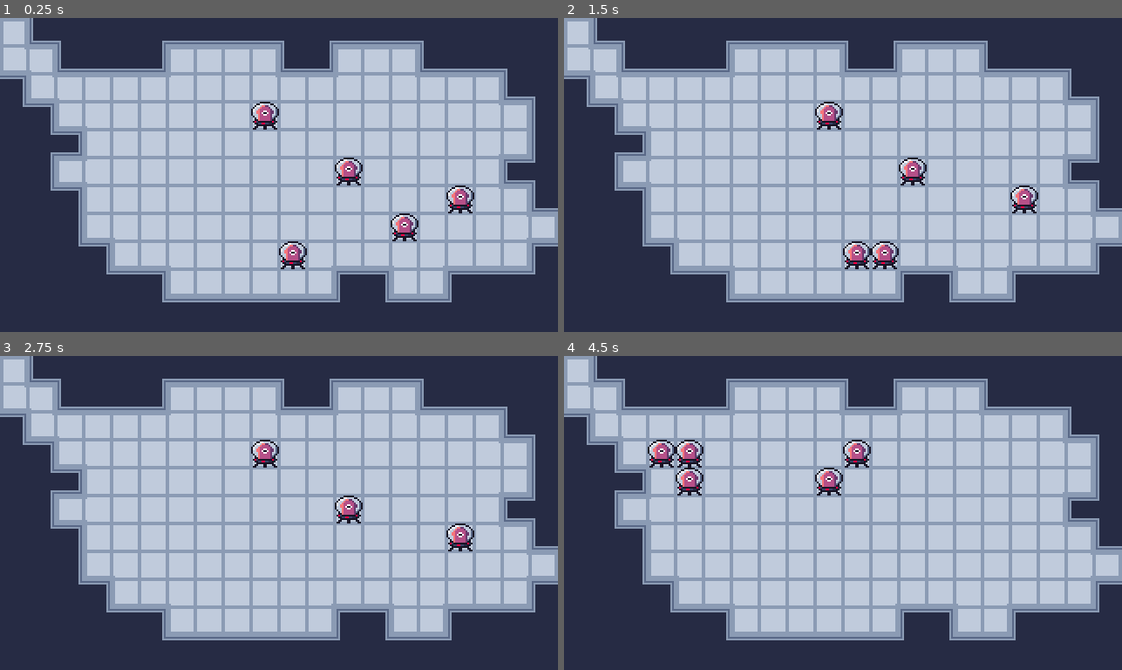
Above: before the commit, frames 1-4 (two rows, left to right).
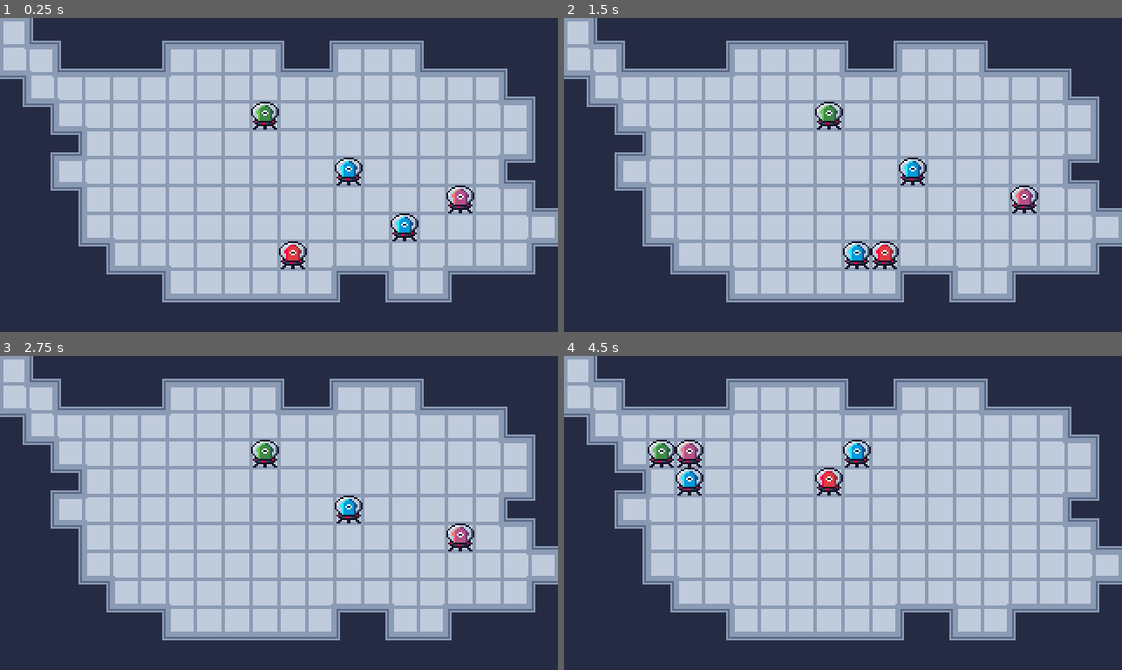
Above: after the commit, the same moments.

Repository: Chanadu/JumpShip
Game: Godot game, scene res://Scenes/Main.tscn
Two runs of this game, one before a commit and one after it. Both use one fixed random seed, a clock stepped at 60 frames per second and the inputs below.
Inputs (mouse positions are in pixels of both pictures, inside the frame that each line leads up to):
- Up to frame 1 (0.25 s): no input
- Up to frame 2 (1.5 s): tap Enter at 0.5 s; move the mouse to (965, 228) at 0.52 s; press the mouse at (965, 228) at 0.53 s; tap Space at 1.25 s; move the mouse to (854, 256) at 1.27 s; release the mouse at (854, 256) at 1.28 s; click (854, 256) at 1.35 s
- Up to frame 3 (2.75 s): tap Enter at 2 s; move the mouse to (457, 538) at 2.02 s; press the mouse at (457, 538) at 2.03 s
- Up to frame 4 (4.5 s): tap Space at 2.75, 4.25 s; move the mouse to (831, 453) at 2.77 s; release the mouse at (831, 453) at 2.78 s; click (831, 453) at 2.85 s; tap Enter at 3.5 s; move the mouse to (909, 509) at 3.52 s; press the mouse at (909, 509) at 3.53 s; move the mouse to (675, 465) at 4.27 s; release the mouse at (675, 465) at 4.28 s; click (675, 465) at 4.35 s

The runs differ from the first frame. In frame 1, 0.4% of the frame differs, in the area x 45-75%, y 27-78%; in frame 2, 0.4%; in frame 3, 0.2%; in frame 4, 0.4%.

Commit message:
Added Alien Colors
Added Alien Colors
Handled unhandled case in alien placement
Decreased Mouse Rb size

Diff:
--- a/Scenes/Alien.tscn
+++ b/Scenes/Alien.tscn
@@ -43,22 +43,22 @@
 "frames": [ SubResource( 5 ), SubResource( 6 ) ],
 "loop": true,
 "name": "blue",
-"speed": 5.0
+"speed": 0.0
 }, {
 "frames": [ SubResource( 2 ), SubResource( 3 ) ],
 "loop": true,
 "name": "green",
-"speed": 5.0
+"speed": 0.0
 }, {
 "frames": [ SubResource( 7 ), SubResource( 8 ) ],
 "loop": true,
 "name": "purple",
-"speed": 5.0
+"speed": 0.0
 }, {
 "frames": [ SubResource( 9 ), SubResource( 10 ) ],
 "loop": true,
 "name": "red",
-"speed": 5.0
+"speed": 0.0
 } ]
 
 [node name="Alien" type="Area2D" groups=["Alien"]]
--- a/Scenes/Main.tscn
+++ b/Scenes/Main.tscn
@@ -24,12 +24,15 @@
 
 [node name="Alien4" parent="." instance=ExtResource( 1 )]
 position = Vector2( 168, 136 )
+alienType = 1
 
 [node name="Alien3" parent="." instance=ExtResource( 1 )]
 position = Vector2( 264, 104 )
+alienType = 2
 
 [node name="Alien2" parent="." instance=ExtResource( 1 )]
 position = Vector2( 152, 56 )
+alienType = 3
 
 [node name="Alien" parent="." instance=ExtResource( 1 )]
 position = Vector2( 200, 88 )
@@ -37,8 +40,8 @@
 [node name="Mouse" parent="." instance=ExtResource( 4 )]
 position = Vector2( 168, 88 )
 
+[connection signal="moved" from="Mouse" to="Alien5" method="_on_Mouse_moved"]
+[connection signal="moved" from="Mouse" to="Alien4" method="_on_Mouse_moved"]
+[connection signal="moved" from="Mouse" to="Alien3" method="_on_Mouse_moved"]
 [connection signal="moved" from="Mouse" to="Alien2" method="_on_Mouse_moved"]
 [connection signal="moved" from="Mouse" to="Alien" method="_on_Mouse_moved"]
-[connection signal="moved" from="Mouse" to="Alien3" method="_on_Mouse_moved"]
-[connection signal="moved" from="Mouse" to="Alien4" method="_on_Mouse_moved"]
-[connection signal="moved" from="Mouse" to="Alien5" method="_on_Mouse_moved"]
--- a/Scenes/Mouse.tscn
+++ b/Scenes/Mouse.tscn
@@ -11,5 +11,5 @@
 }
 
 [node name="CollisionShape2D" type="CollisionShape2D" parent="."]
-scale = Vector2( 0.75, 0.75 )
+scale = Vector2( 0.5, 0.5 )
 shape = SubResource( 1 )
--- a/Scripts/Alien.gd
+++ b/Scripts/Alien.gd
@@ -1,16 +1,33 @@
 extends Area2D
 
+enum AlienTypes {
+	Blue,
+	Red,
+	Purple,
+	Green
+};
+
+var alienTypesToString := {
+	AlienTypes.Blue: "blue",
+	AlienTypes.Red: "red",
+	AlienTypes.Purple: "purple",
+	AlienTypes.Green: "green"
+};
+
+export(AlienTypes) var alienType = AlienTypes.Blue;
 export var lerpFactor := .3;
 
 var isMouseOver := false;
 var isDragging := false;
 var inMouseExitTimer := false;
 
-var mouse_position := Vector2(0, 0);
+var mousePosition : Vector2;
+var originalPosition : Vector2;
 
 
 func _ready() -> void:
 	TileManager.object_moved(position.x, position.y, name);
+	$Sprite.play(alienTypesToString[alienType])
 
 
 func _physics_process(_delta : float) -> void:
@@ -20,22 +37,24 @@
 func process_inputs() -> void:
 	if isMouseOver and Input.is_action_just_pressed("click"):
 		isDragging = true;
+		originalPosition = position;
 	if isDragging:
 		if Input.is_action_pressed("click"):
 			move_with_mouse();
 			TileManager.object_removed(name)
 		if Input.is_action_just_released("click"):
 			isDragging = false;
-			snap_to_grid(mouse_position);
+			if snap_to_grid(mousePosition):
+				#print(position, originalPosition);
+				position = originalPosition;
 			TileManager.object_moved(position.x, position.y, name);
-			#print(TileManager.to_string());
 
 
 func move_with_mouse() -> void:
-	position = lerp(position, mouse_position, lerpFactor);
+	position = lerp(position, mousePosition, lerpFactor);
 
 
-func snap_to_grid(location : Vector2) -> void:
+func snap_to_grid(location : Vector2) -> bool:
 	var x := floor(location.x / Consts.TILE_SIZE) * Consts.TILE_SIZE + Consts.HALF_TILE;
 	var y := floor(location.y / Consts.TILE_SIZE) * Consts.TILE_SIZE + Consts.HALF_TILE;
 
@@ -60,10 +79,10 @@
 		elif !TileManager.is_tile_taken(x, y + 16):
 			y += 16;
 		else:
-			print("Wow that is wild. Line 66 Alien.gd unhanded case.");
-			print("MouseX: ", mouseX, " MouseY: ", mouseY, " Left: ", TileManager.is_tile_taken(x - 16, y), " Right: ", TileManager.is_tile_taken(x + 16, y), " Up: ", TileManager.is_tile_taken(x, y + 16), " Down: ", TileManager.is_tile_taken(x, y - 16));
-
+			return true;
+			#print("MouseX: ", mouseX, " MouseY: ", mouseY, " Left: ", TileManager.is_tile_taken(x - 16, y), " Right: ", TileManager.is_tile_taken(x + 16, y), " Up: ", TileManager.is_tile_taken(x, y + 16), " Down: ", TileManager.is_tile_taken(x, y - 16));
 	position = Vector2(x, y);
+	return false;
 
 
 func _on_Alien_mouse_entered() -> void:
@@ -81,4 +100,4 @@
 
 
 func _on_Mouse_moved(pos : Vector2) -> void:
-	mouse_position = pos;
+	mousePosition = pos;
